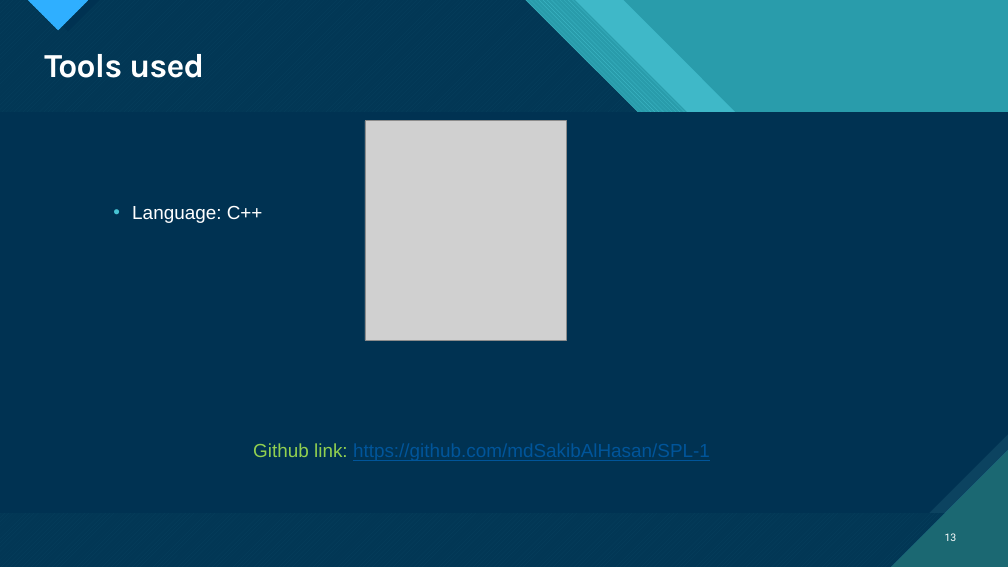
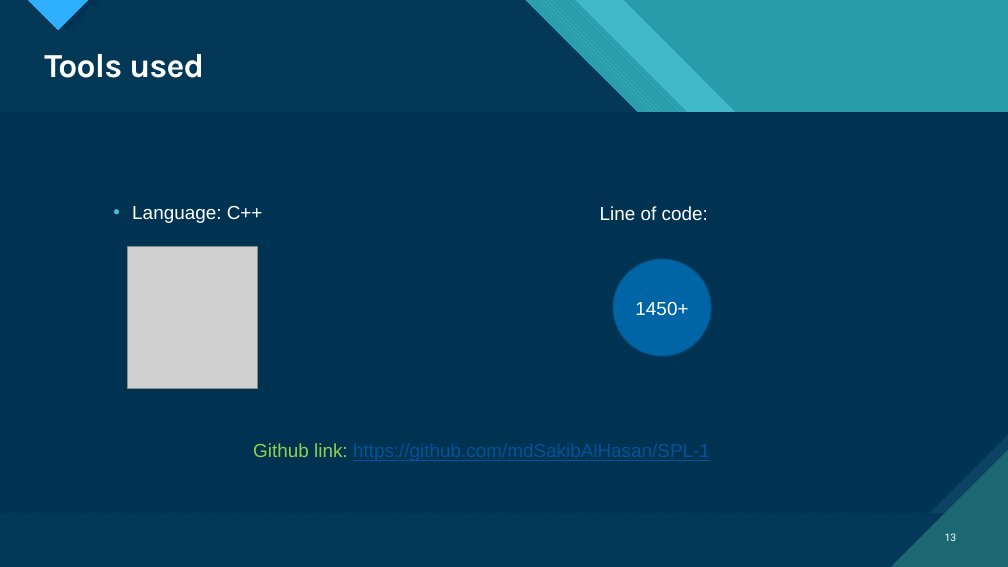
Before and after one commit to mdSakibAlHasan/SPL-1, a slide deck: slide 13 of Slide.pptx. Drawn at 1008x567 pixels with LibreOffice and Linux fonts; fonts in the diff are those of the drawing; grey boxes stand for pictures. Boxes give left, top, right and bottom in pixels: in the first picture for what was removed or moved away, otherwise in the second. Text is boxed around its words. In the diff, an @@ line names an element or a change of style, - is before the commit and + after.

```diff
--- a/Slide.pptx
+++ b/Slide.pptx
@@ text added at [600, 206, 708, 221], 18 pt, text #FFFFFF @@
+Line of code:
@@ picture: place and size @@
-picture at [365, 121, 567, 341]
+picture at [128, 247, 258, 388]
@@ ellipse added at [613, 259, 712, 356], fill #0065A4, outline #004B79 1 pt, 18 pt, text #FFFFFF @@
+1450+
```
Also in this commit, not shown: 4 other slides changed, 4 other files.
